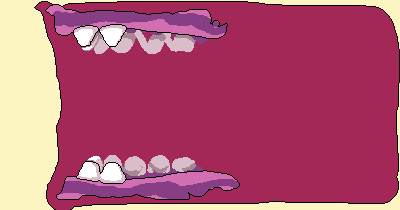
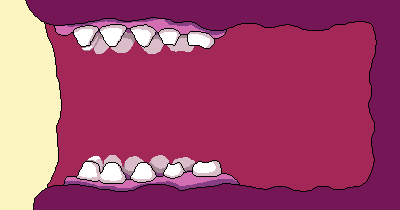
Layers edited between the first and the second 400 × 210 image:
showed "Edges", painted on it over bbox(25, 0, 400, 210)
showed "teeth foreground" over bbox(25, 0, 284, 210)
painted on "teeth background" over bbox(64, 0, 256, 192)
